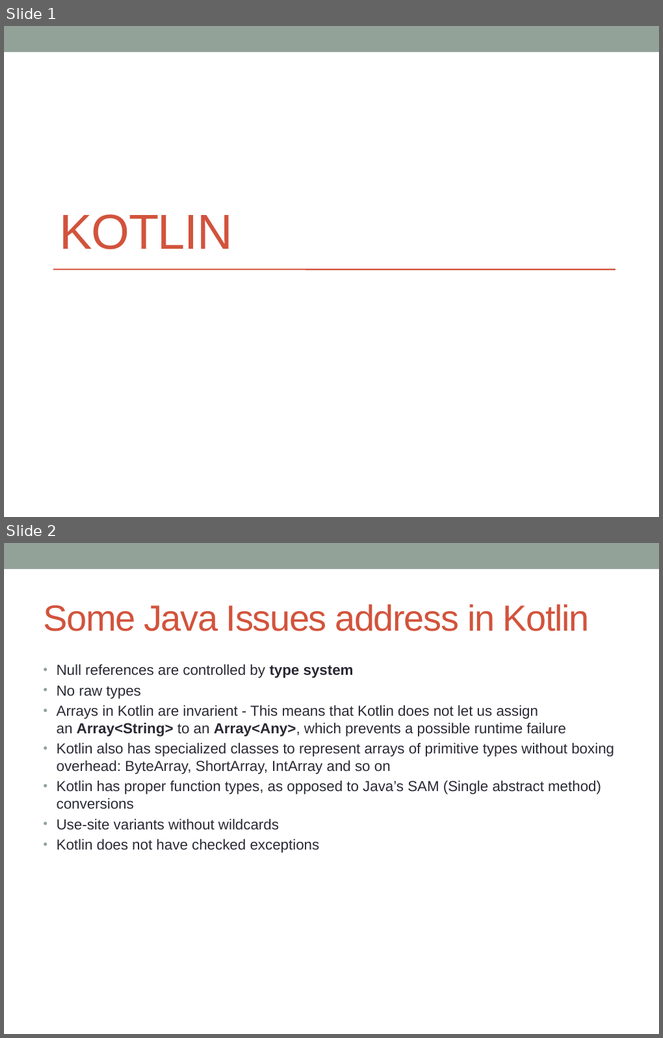
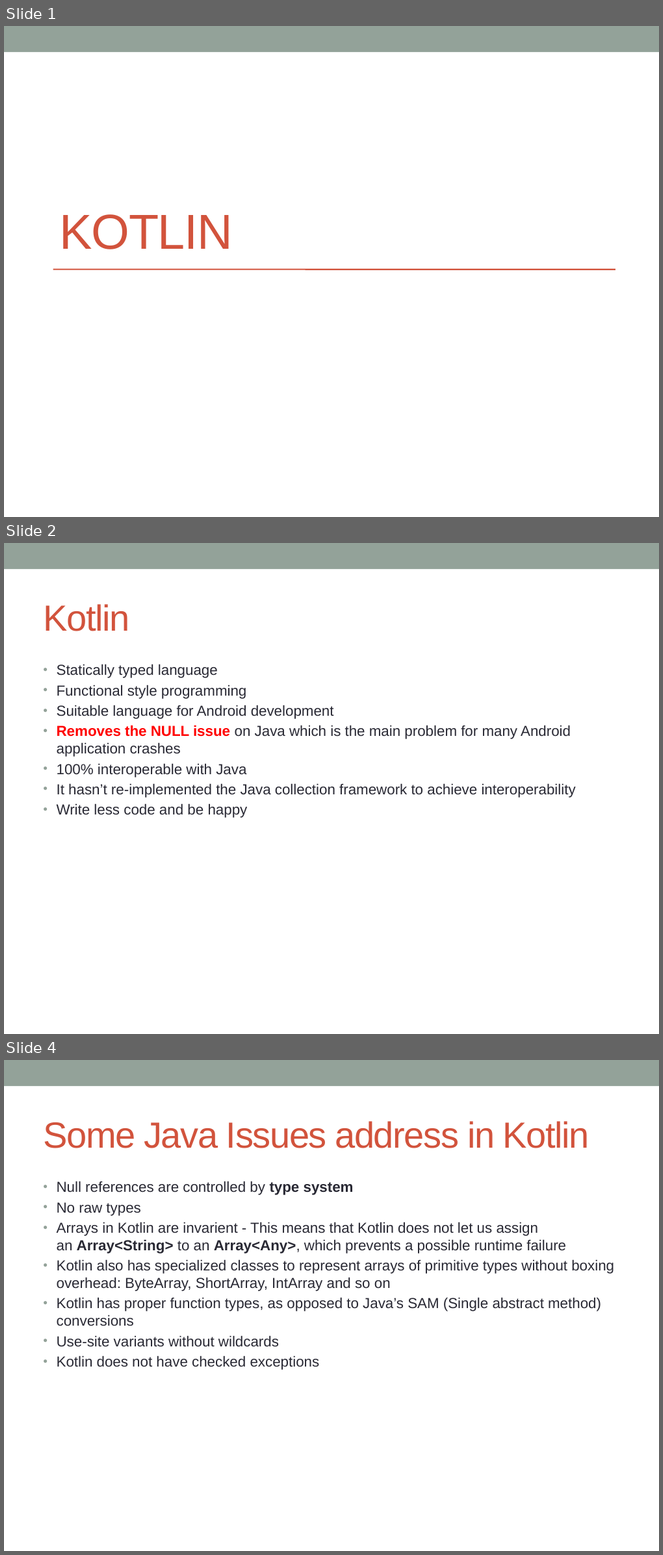
Before and after one commit to notionquest/ProjectDocumentation, a slide deck: Kotlin.pptx. Shown one above the other, each under a label of ours: slides 1 and 2 before the commit, slides 1, 2 and 4 after it; the slides between them are not shown. The pictures are 663x1038 and 663x1555 pixels, drawn with LibreOffice and Linux fonts; fonts in the diff are those of the drawing. Boxes give left, top, right and bottom in pixels: in the first picture for what was removed or moved away, otherwise in the second. Text is boxed around its words. In the diff, an @@ line names an element or a change of style, - is before the commit and + after.

Commit message:
Kotlin lang features

```diff
--- a/Kotlin.pptx
+++ b/Kotlin.pptx
@@ slide 2 added at <box>4,543,659,1034</box>, background #FFFFFF; not listed: 1 template element that a slide beside it also shows @@
@@ title added at <box>43,604,129,631</box>, 40 pt, text #D2533C @@
+Kotlin
@@ text added at <box>57,664,576,818</box>, 16 pt, text #292934 @@
+• Statically typed language
+• Functional style programming
+• Suitable language for Android development
+• Removes the NULL issue on Java which is the main problem for many Android application crashes
+• 100% interoperable with Java
+• It hasn’t re-implemented the Java collection framework to achieve interoperability
+• Write less code and be happy
@@ what was slide 2 is now slide 4 @@
```
Also in this commit, not shown: 1 slide changed, 15 other slides added.
